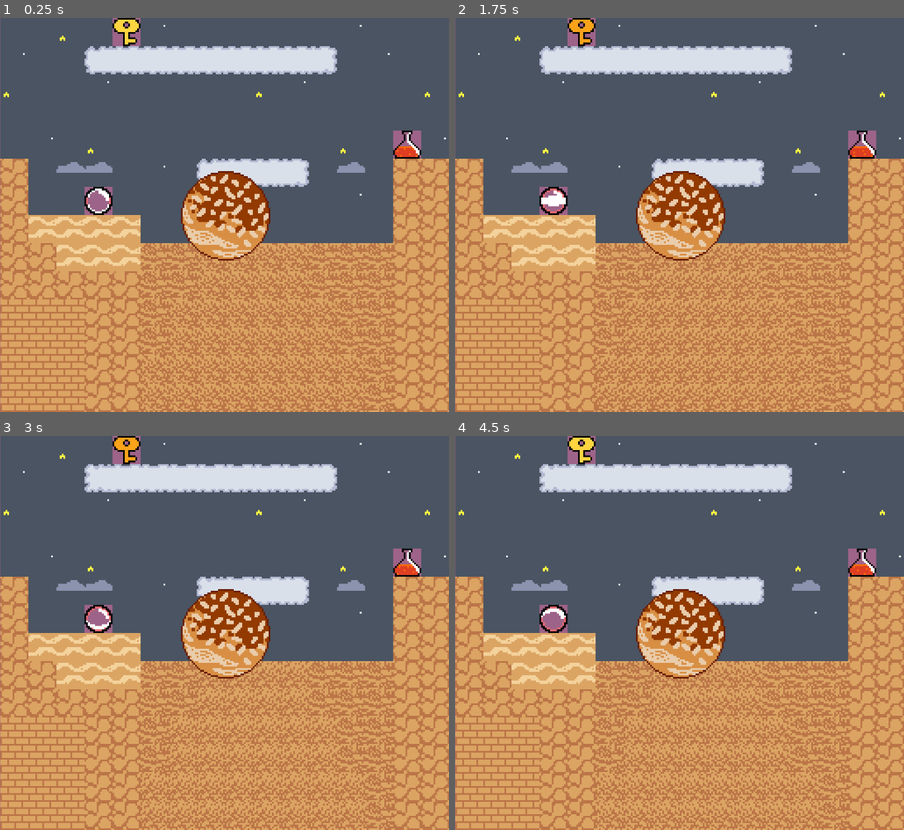
Above: before the commit, frames 1-4 (two rows, left to right).
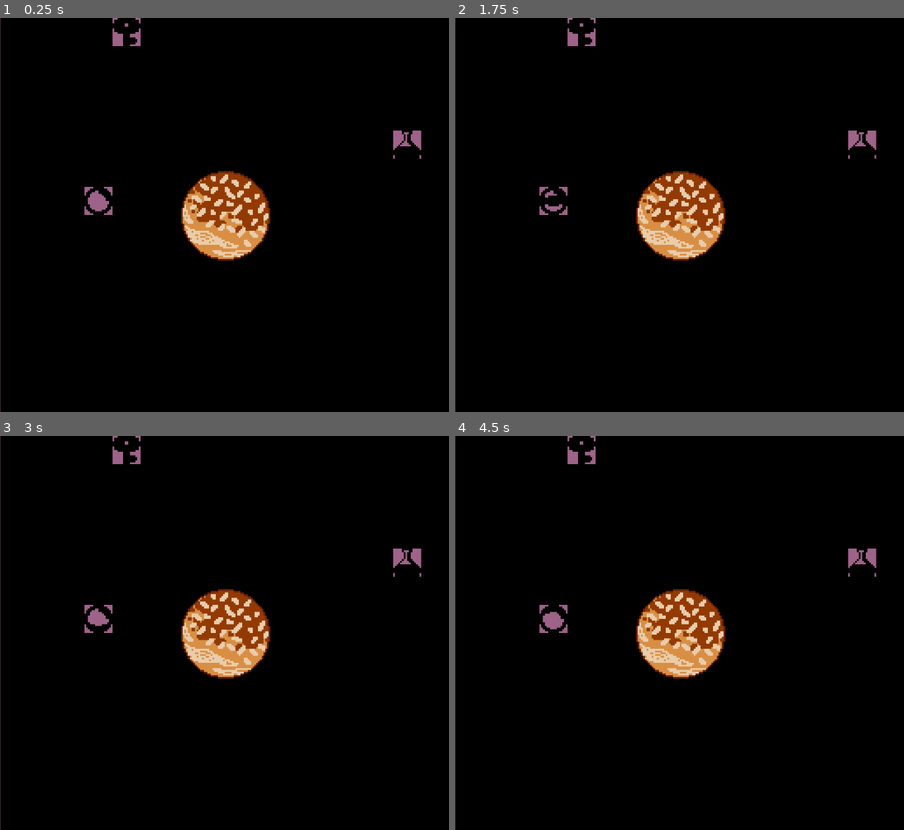
Above: after the commit, the same moments.

Repository: pixerhp/Subcon-Recall
Game: Godot game, scene res://scenes/topscenes/game_topscene.tscn
The game is run twice, just before and just after one commit, with the same random seed, the same clock (stepped at 60 frames per second) and the same inputs.
Inputs:
- Up to frame 1 (0.25 s): no input
- Up to frame 2 (1.75 s): no input
- Up to frame 3 (3 s): no input
- Up to frame 4 (4.5 s): no input

The runs differ from the first frame. In frame 1, 96% of the frame differs, in the area x 0-100%, y 0-100%; in frame 2, 96%; in frame 3, 96%; in frame 4, 96%.

Commit message:
Implement simple subspace shader

Diff:
--- /dev/null
+++ b/assets/shaders/subspace.gdshader
@@ -0,0 +1,18 @@
+shader_type canvas_item;
+uniform bool toggle;
+
+void vertex() {
+	// Called for every vertex the material is visible on.
+}
+
+void fragment() {
+	// Called for every pixel the material is visible on.
+	if (toggle == true) {
+		COLOR.rgb = vec3(0.0, 0.0, 0.0);
+	}
+}
+
+//void light() {
+//	// Called for every pixel for every light affecting the CanvasItem.
+//	// Uncomment to replace the default light processing function with this one.
+//}
--- a/scenes/topscenes/game_topscene.tscn
+++ b/scenes/topscenes/game_topscene.tscn
@@ -1,7 +1,13 @@
-[gd_scene load_steps=5 format=4 uid="uid://cc05seadx0aus"]
+[gd_scene load_steps=9 format=4 uid="uid://cc05seadx0aus"]
 
 [ext_resource type="Texture2D" uid="uid://d18rwr2ordohn" path="res://assets/art/sr_tiles.png" id="1_vfywp"]
+[ext_resource type="Shader" uid="uid://bgb25adc0y1dg" path="res://assets/shaders/subspace.gdshader" id="1_whylr"]
 [ext_resource type="Texture2D" uid="uid://dinmmoltbvhvk" path="res://assets/art/bun_ball.png" id="1_wt4gs"]
+[ext_resource type="Script" uid="uid://ceoyjco08ck5q" path="res://scripts/midground_tiles.gd" id="3_ldkb0"]
+
+[sub_resource type="ShaderMaterial" id="ShaderMaterial_ldkb0"]
+shader = ExtResource("1_whylr")
+shader_parameter/toggle = false
 
 [sub_resource type="TileSetAtlasSource" id="TileSetAtlasSource_whylr"]
 texture = ExtResource("1_vfywp")
@@ -1801,6 +1807,10 @@
 [sub_resource type="TileSet" id="TileSet_ldkb0"]
 sources/1 = SubResource("TileSetAtlasSource_whylr")
 
+[sub_resource type="ShaderMaterial" id="ShaderMaterial_tj6xj"]
+shader = ExtResource("1_whylr")
+shader_parameter/toggle = false
+
 [node name="GameTopscene" type="Control"]
 layout_mode = 3
 anchors_preset = 15
@@ -1808,6 +1818,7 @@
 anchor_bottom = 1.0
 grow_horizontal = 2
 grow_vertical = 2
+metadata/_edit_horizontal_guides_ = [18.0]
 
 [node name="ColorRect" type="ColorRect" parent="."]
 layout_mode = 1
@@ -1835,11 +1846,20 @@
 size_flags_horizontal = 3
 ratio = 1.1429
 
-[node name="TileMapLayer" type="TileMapLayer" parent="CenterContainer/AspectRatioContainer"]
+[node name="MidgroundTiles" type="TileMapLayer" parent="CenterContainer/AspectRatioContainer"]
 texture_filter = 1
+material = SubResource("ShaderMaterial_ldkb0")
 tile_map_data = PackedByteArray("AAACAAIAAQAAAAAAAAACAAMAAQAAAAAAAAACAAQAAQAAAAAAAAACAAUAAQAAAAMAAAACAAYAAQAAAAAAAAACAA …(3504 unchanged characters)…
 tile_set = SubResource("TileSet_ldkb0")
+script = ExtResource("3_ldkb0")
 
 [node name="Sprite2D" type="Sprite2D" parent="CenterContainer/AspectRatioContainer"]
 position = Vector2(128, 112)
 texture = ExtResource("1_wt4gs")
+
+[node name="CanvasLayer" type="CanvasLayer" parent="."]
+
+[node name="ColorRect" type="ColorRect" parent="CanvasLayer"]
+visible = false
+material = SubResource("ShaderMaterial_tj6xj")
+custom_minimum_size = Vector2(128, 224)
--- /dev/null
+++ b/scripts/midground_tiles.gd
@@ -0,0 +1,4 @@
+extends TileMapLayer
+
+func _ready():
+	self.material.set_shader_parameter("toggle", true)
Not shown, added: assets/shaders/subspace.gdshader.uid
Not shown, added: scripts/midground_tiles.gd.uid
